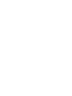
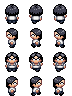
Revision of a layered (72, 96) image; what changed, layer by layer:
added group "NPC 39" with 4 layers in group "24 x 24" over (5, 4, 67, 96)
added layer "NPC 39.0" in group "NPC 39" over (5, 4, 67, 24)
added layer "NPC 39.1" in group "NPC 39" over (5, 16, 67, 48)
added layer "NPC 39.2" in group "NPC 39" over (5, 40, 67, 72)
added layer "NPC 39.3" in group "NPC 39" over (6, 76, 65, 96)
